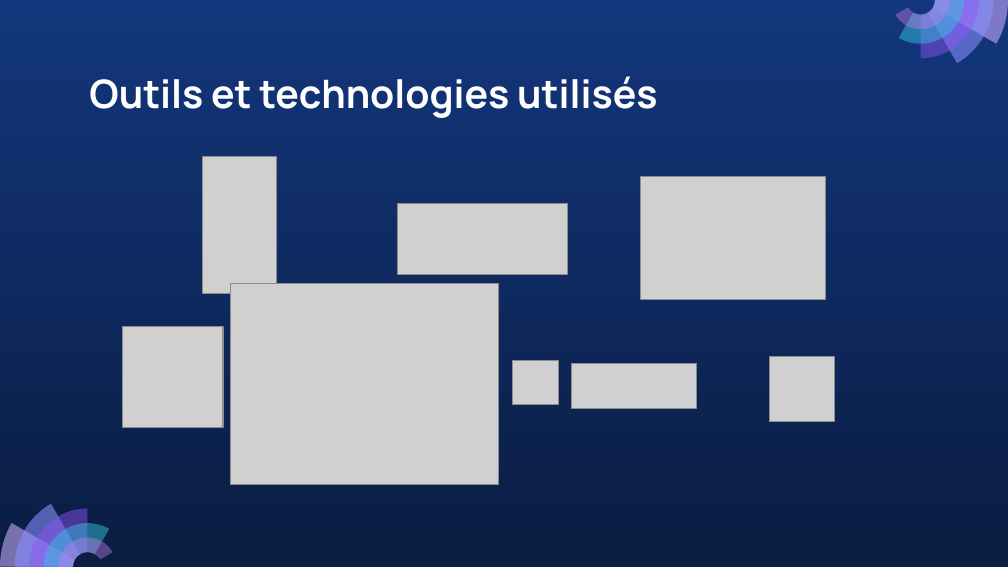
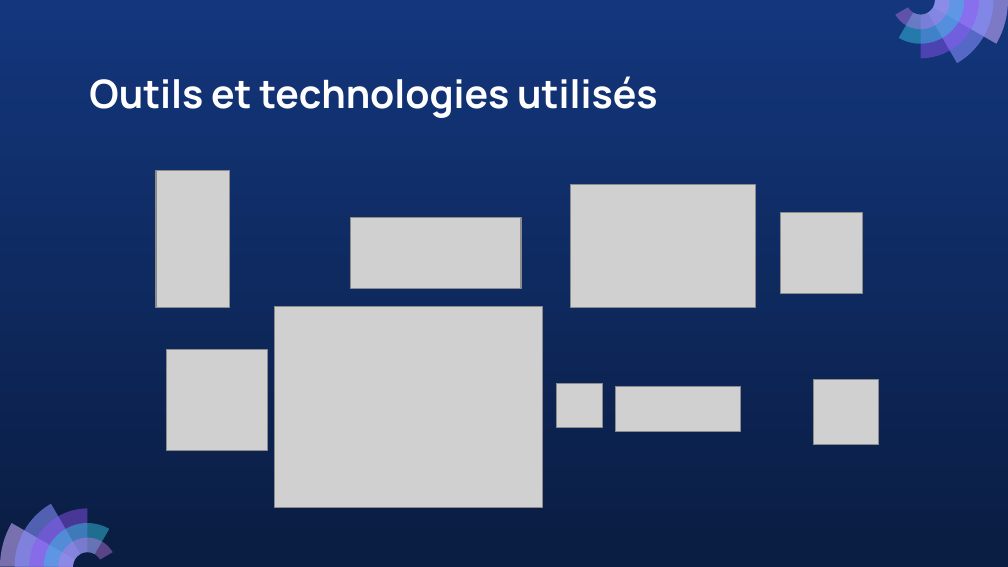
Before and after one commit to AmnaKouki/JavaFX-Charitable-Association-Management, a slide deck: slide 5 of Présentation.pptx. Drawn at 1008x567 pixels with LibreOffice and Linux fonts; fonts in the diff are those of the drawing; grey boxes stand for pictures. Boxes give left, top, right and bottom in pixels: in the first picture for what was removed or moved away, otherwise in the second. Text is boxed around its words. In the diff, an @@ line names an element or a change of style, - is before the commit and + after.

```diff
--- a/Présentation.pptx
+++ b/Présentation.pptx
@@ picture: place and size @@
-picture at [203,156,276,293]
+picture at [156,170,230,307]
@@ picture: place and size @@
-picture at [641,176,826,299]
+picture at [571,184,755,307]
@@ picture: place and size @@
-picture at [397,204,568,275]
+picture at [351,218,521,289]
@@ picture added at [780,213,862,294] @@
@@ 3 pictures: place and size @@
-3 pictures at [122,283,835,485]
+3 pictures at [166,306,879,508]
@@ picture: place and size @@
-picture at [512,361,558,405]
+picture at [556,383,603,427]
@@ picture: place and size @@
-picture at [572,364,697,409]
+picture at [616,386,741,431]
```
Also in this commit, not shown: 1 slide added.
